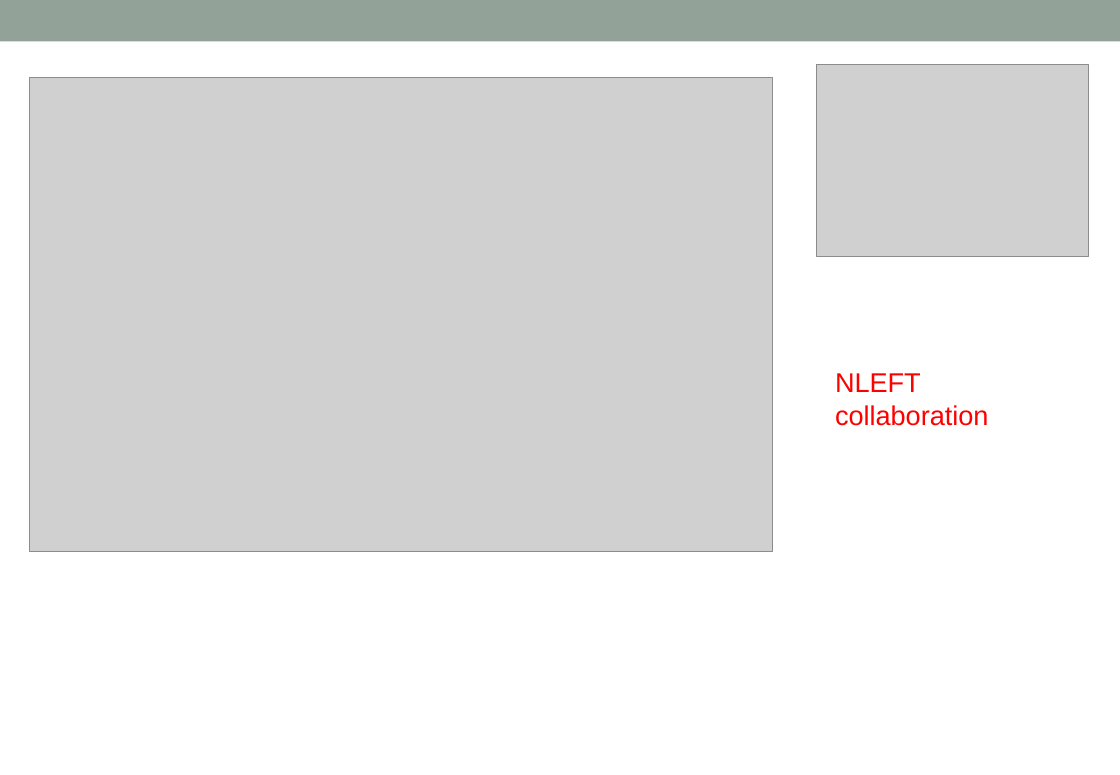
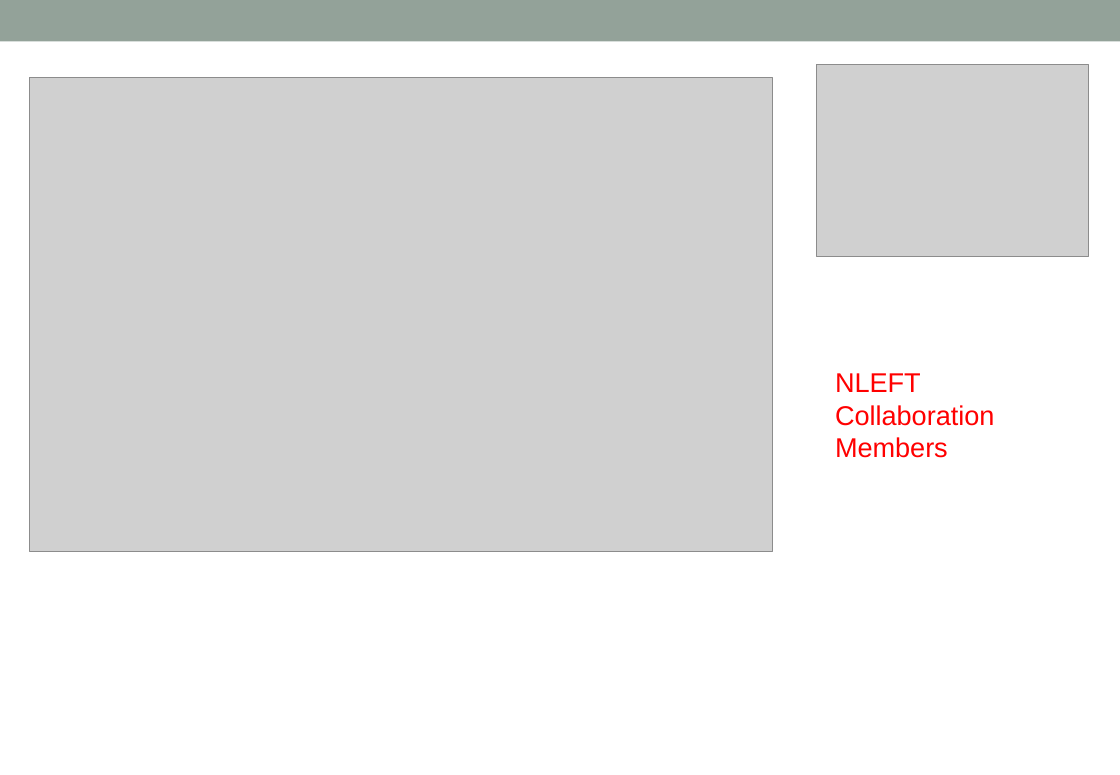
Before and after one commit to alphacentaury-github/NPSS2020, a slide deck: slide 2 of 20241203_NTSE2024.pptx. Drawn at 1120x775 pixels with LibreOffice and Linux fonts; fonts in the diff are those of the drawing; grey boxes stand for pictures. Boxes give left, top, right and bottom in pixels: in the first picture for what was removed or moved away, otherwise in the second. Text is boxed around its words. In the diff, an @@ line names an element or a change of style, - is before the commit and + after.

```diff
--- a/20241203_NTSE2024.pptx
+++ b/20241203_NTSE2024.pptx
@@ text at box(835, 405, 994, 458): text changed @@
-collaboration
+Collaboration
+Members
```
Also in this commit, not shown: 2 other slides changed, 3 slides added.
